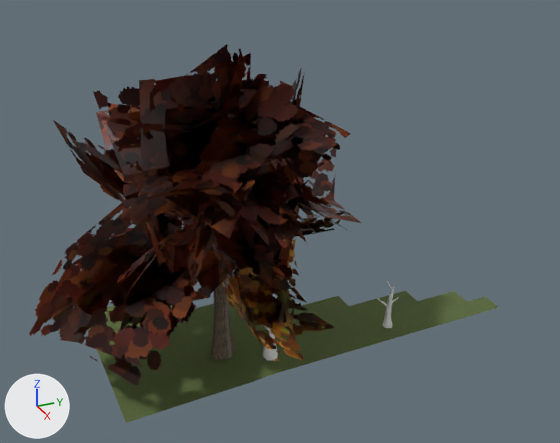
The glTF model eloria-assets/maps/nymara-regions/amberwood/chunks/02_07/world.glb as it was, and as the next commit left it.
Both versions are drawn from a camera (50 mm lens) standing at (-175.2, -174.6, 61.5) and looking at (-225.8, -151.8, 36.2). The lights are fixed; the arrows at lower left show +X, +Y and +Z. The older version comes first. Where no turn or scale is listed for an object, it has been applied to the vertices.

In view in the first picture: 'Grove_00093_Tree_0184_burnt_snag_Wood', 'Grove_00103_Tree_0429_rust_maple_Canopy', 'Grove_00103_Tree_0429_rust_maple_Wood', 'Grove_00108_Tree_0840_amber_oak_Canopy', 'Grove_00108_Tree_0840_amber_oak_Wood', 'Terrain_amberwood_02_07'.
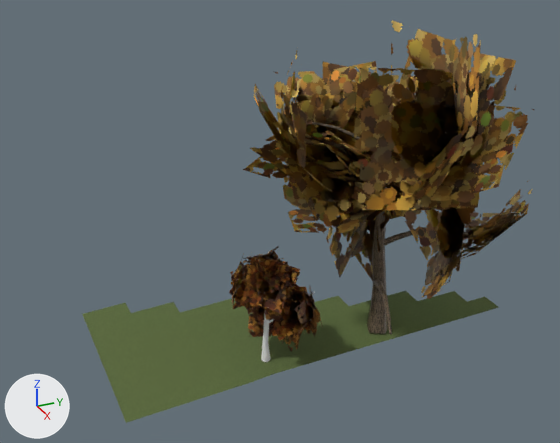
Location of each change, (x1, y1, x2, y2) in pixels of the pictures (560 x 443 px):
'Grove_00108_Tree_0840_amber_oak_Canopy', deleted (brown): before (29, 44, 361, 385)
'Grove_00092_Tree_0128_gold_oak_Canopy', added (brown): after (243, 20, 534, 299)
'Grove_00103_Tree_0429_rust_maple_Canopy', deleted (brown): before (204, 212, 346, 361)
'Grove_00102_Tree_0445_dark_holly_Canopy', added (brown): after (229, 246, 323, 352)
'Grove_00092_Tree_0128_gold_oak_Wood', added: after (306, 122, 468, 335)
'Grove_00108_Tree_0840_amber_oak_Wood', deleted (brown): before (195, 259, 235, 361)
'Grove_00102_Tree_0445_dark_holly_Wood', added (mostly hidden): after (261, 251, 315, 362)
'Grove_00093_Tree_0184_burnt_snag_Wood', deleted: before (377, 281, 399, 328)
'Grove_00103_Tree_0429_rust_maple_Wood', deleted (mostly hidden): before (241, 239, 285, 361)

The change, as a list of edits to the scene's bpy script:
```text
Add mat_foliage_gold:
    mat_foliage_gold = bpy.data.materials.new('foliage_gold')
    # uses the picture img_foliage_gold_basecolor
    # uses the picture img_foliage_gold_orm
Remove ob_grove_00093_tree_0184_burnt_snag_wood:
    ob_grove_00093_tree_0184_burnt_snag_wood = bpy.data.objects.new('Grove_00093_Tree_0184_burnt_snag_Wood', me_tree_burnt_snag_v1_low_wood)
Remove ob_grove_00103_tree_0429_rust_maple_wood:
    ob_grove_00103_tree_0429_rust_maple_wood = bpy.data.objects.new('Grove_00103_Tree_0429_rust_maple_Wood', me_tree_rust_maple_v0_low_wood)
Remove ob_grove_00103_tree_0429_rust_maple_canopy:
    ob_grove_00103_tree_0429_rust_maple_canopy = bpy.data.objects.new('Grove_00103_Tree_0429_rust_maple_Canopy', me_tree_rust_maple_v0_low_canopy)
Remove ob_grove_00108_tree_0840_amber_oak_wood:
    ob_grove_00108_tree_0840_amber_oak_wood = bpy.data.objects.new('Grove_00108_Tree_0840_amber_oak_Wood', me_tree_amber_oak_v2_low_wood)
Remove ob_grove_00108_tree_0840_amber_oak_canopy:
    ob_grove_00108_tree_0840_amber_oak_canopy = bpy.data.objects.new('Grove_00108_Tree_0840_amber_oak_Canopy', me_tree_amber_oak_v2_low_canopy)
Add ob_grove_00102_tree_0445_dark_holly_canopy:
    ob_grove_00102_tree_0445_dark_holly_canopy = bpy.data.objects.new('Grove_00102_Tree_0445_dark_holly_Canopy', me_tree_dark_holly_v0_mid_canopy)  # 340 vertices, 320 faces; spans x -3.74..4.45, y -2.91..3.78, z 1.05..10.17
    ob_grove_00102_tree_0445_dark_holly_canopy.location = (-223.98, -153.88, 25.04)
Add ob_grove_00102_tree_0445_dark_holly_wood:
    ob_grove_00102_tree_0445_dark_holly_wood = bpy.data.objects.new('Grove_00102_Tree_0445_dark_holly_Wood', me_tree_dark_holly_v0_mid_wood)  # 535 vertices, 826 faces; spans x -2.65..2.84, y -1.95..3.56, z -0.01..8.83; in mat_bark_dark (its picture is missing)
    ob_grove_00102_tree_0445_dark_holly_wood.location = (-223.98, -153.88, 25.04)
Add ob_grove_00092_tree_0128_gold_oak_canopy:
    ob_grove_00092_tree_0128_gold_oak_canopy = bpy.data.objects.new('Grove_00092_Tree_0128_gold_oak_Canopy', me_tree_gold_oak_v1_low_canopy)  # 289 vertices, 272 faces; spans x -12.0..12.0, y -11.3..12.4, z 3.8..26.7
    ob_grove_00092_tree_0128_gold_oak_canopy.location = (-223.83, -143.48, 25.43)
Add ob_grove_00092_tree_0128_gold_oak_wood:
    ob_grove_00092_tree_0128_gold_oak_wood = bpy.data.objects.new('Grove_00092_Tree_0128_gold_oak_Wood', me_tree_gold_oak_v1_low_wood)  # 253 vertices, 398 faces; spans x -5.8..8.3, y -6.3..6.6, z 0.0..19.3; in mat_bark_oak (picture img_bark_oak_basecolor)
    ob_grove_00092_tree_0128_gold_oak_wood.location = (-223.83, -143.48, 25.43)
```
